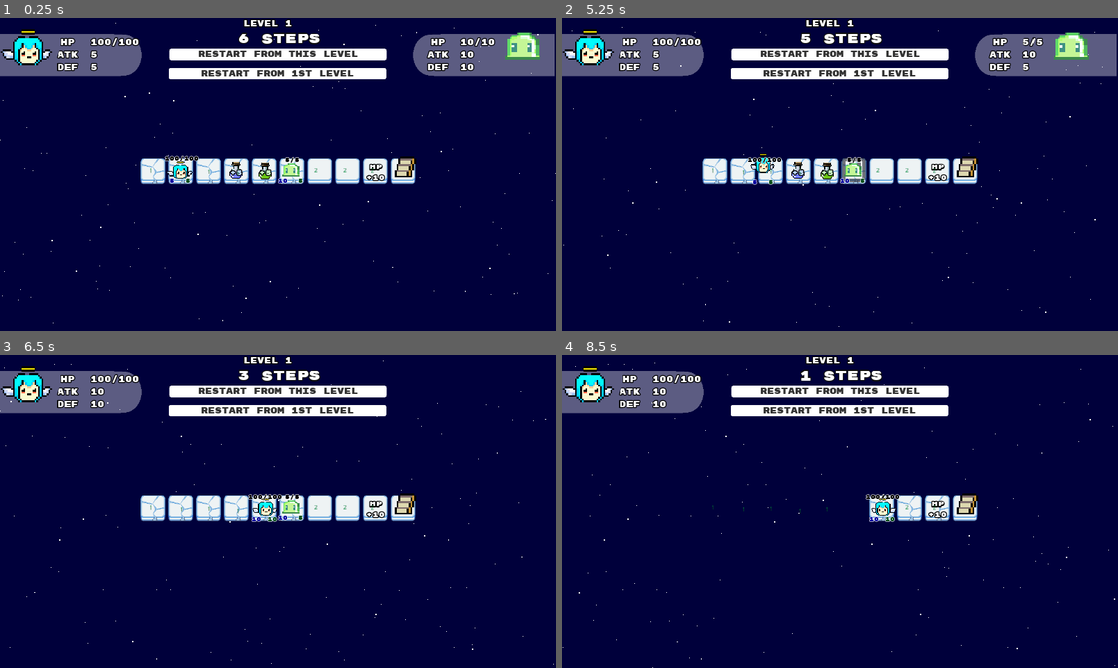
Above: before the commit, frames 1-4 (two rows, left to right).
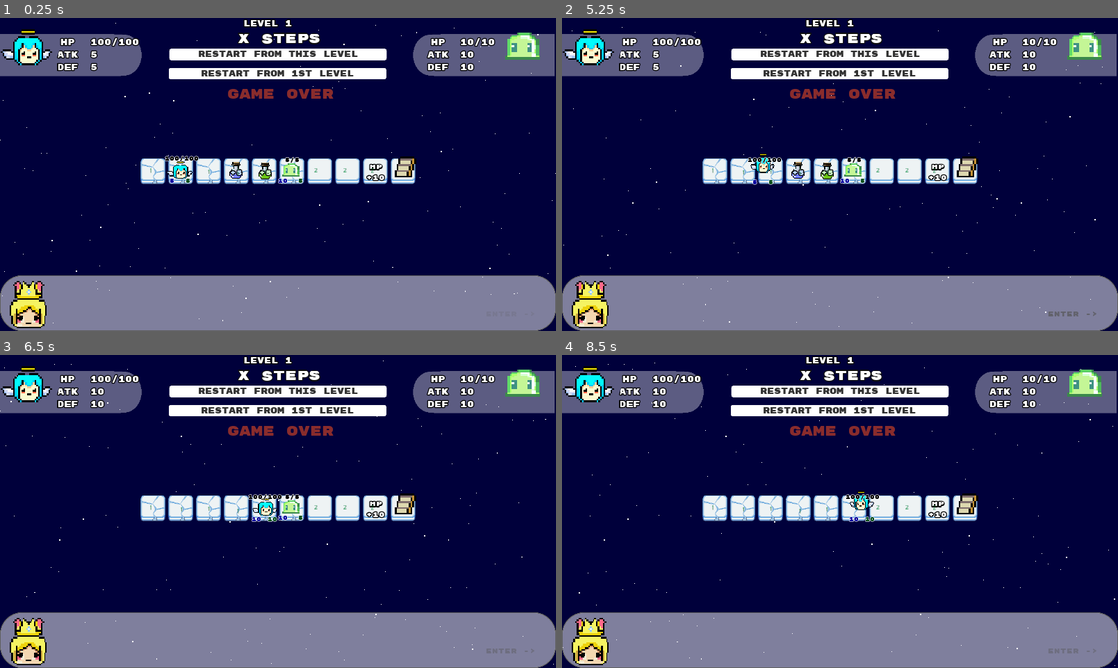
Above: after the commit, the same moments.

Repository: cle-cle-cle/Skys_the_Limit
Game: Godot game, scene res://game/code_source/levels/Level_0.tscn
Same seed, same stepped clock (60 frames per second), same inputs: the game is played once before the commit and once after it.
Inputs (mouse positions are in pixels of both pictures, inside the frame that each line leads up to):
- Up to frame 1 (0.25 s): no input
- Up to frame 2 (5.25 s): click "Restart From 1st Level" at 0.5 s; click "Restart From This Level" at 1.25 s; click "Restart From This Level" at 2 s; click "Restart From This Level" at 2.75 s; click "Restart From 1st Level" at 3.5 s; click "Restart From 1st Level" at 4.25 s; tap Enter at 5, 5.1 s; move the mouse to (851, 168) at 5.02 s; hold D (game_right) from 5.03 s (still down)
- Up to frame 3 (6.5 s): tap Space at 5.27, 6.02 s; move the mouse to (166, 527) at 5.77 s; release D (game_right) at 5.78 s; hold Down (game_down) from 5.78 s (still down); tap Enter at 5.85 s
- Up to frame 4 (8.5 s): move the mouse to (895, 442) at 6.52 s; release Down (game_down) at 6.53 s; hold D (game_right) 6.53-7.28 s; tap Enter at 6.6, 7.35, 8.1 s; move the mouse to (812, 574) at 7.27 s; hold Up (game_up) 7.28-8.03 s; tap Space at 7.52, 8.27 s; move the mouse to (1006, 558) at 8.02 s; hold Left (game_left) from 8.03 s (still down)

The runs differ from the first frame. In frame 1, 18% of the frame differs, in the area x 0-100%, y 4-100%; in frame 2, 19%; in frame 3, 21%; in frame 4, 24%.
Error after the commit: Parse Error: Unexpected indentation. (res://game/code_source/level.gd:184)

Commit message:
new bug
new bug report:
cannot proceed at ending scene

Diff:
--- a/game/code_source/level.gd
+++ b/game/code_source/level.gd
@@ -1,6 +1,5 @@
 extends Node
 
-var max_level = 10
 
 # Level and steps
 export var current_level = 0
@@ -17,7 +16,6 @@
 	[1, 10, 14, 16, 32], # level 7
 	[2, 1, 1, 1, 1, 1, 1, 1, 1, 1, 1, 1, 1, 2], # level 8
 	[1,1,1,1,1], # level 9
-	[8, 4, 3, 4, 2], # level 10
 ]
 
 # Children
@@ -183,7 +181,6 @@
 
 func _on_Actor_step_consumed():
 	$AudioWalk.play()
-	if current_level < 10: # don;t collapse ground for final level
 		remaining_steps -= 1
 		if remaining_steps == 0:
 			print("turn" + String(current_turn) + "over")
--- a/game/code_source/levels/Level_4.tscn
+++ b/game/code_source/levels/Level_4.tscn
@@ -101,7 +101,6 @@
 
 [node name="Bonus2" parent="Grid" instance=ExtResource( 9 )]
 position = Vector2( 606, 471 )
-upgrade_type = 0
 value = 30
 
 [node name="Stair" type="Node2D" parent="Grid"]
--- a/game/code_source/levels/Level_6.tscn
+++ b/game/code_source/levels/Level_6.tscn
@@ -288,7 +288,7 @@
 [node name="HP_5_b4" parent="Grid" instance=ExtResource( 9 )]
 position = Vector2( 926, 606 )
 upgrade_type = 0
-value = 5
+value = 10
 
 [node name="Def_5_a" parent="Grid" instance=ExtResource( 9 )]
 position = Vector2( 416, 285 )
@@ -465,6 +465,22 @@
 custom_colors/font_color = Color( 0, 0.627451, 0.266667, 1 )
 text = "1"
 
+[node name="Label34" type="Label" parent="Grid/CollapseOrder/1"]
+margin_left = 282.0
+margin_top = 286.0
+margin_right = 322.0
+margin_bottom = 300.0
+custom_colors/font_color = Color( 0, 0.627451, 0.266667, 1 )
+text = "1"
+
+[node name="Label35" type="Label" parent="Grid/CollapseOrder/1"]
+margin_left = 277.0
+margin_top = 350.0
+margin_right = 317.0
+margin_bottom = 364.0
+custom_colors/font_color = Color( 0, 0.627451, 0.266667, 1 )
+text = "1"
+
 [node name="Label17" type="Label" parent="Grid/CollapseOrder/1"]
 margin_left = 215.0
 margin_top = 349.0
--- a/game/code_source/levels/Level_7.tscn
+++ b/game/code_source/levels/Level_7.tscn
@@ -103,35 +103,37 @@
 [node name="GreenSlime18" parent="Grid" instance=ExtResource( 11 )]
 position = Vector2( 736, 477 )
 type = 3
+enemy_type = 12
 
 [node name="GreenSlime19" parent="Grid" instance=ExtResource( 11 )]
 position = Vector2( 674, 223 )
 type = 3
-enemy_type = 13
+enemy_type = 12
 
 [node name="GreenSlime20" parent="Grid" instance=ExtResource( 11 )]
 position = Vector2( 738, 354 )
 type = 3
+enemy_type = 12
 
 [node name="GreenSlime13" parent="Grid" instance=ExtResource( 11 )]
 position = Vector2( 484, 348 )
 type = 3
-enemy_type = 12
+enemy_type = 10
 
 [node name="GreenSlime14" parent="Grid" instance=ExtResource( 11 )]
 position = Vector2( 547, 350 )
 type = 3
-enemy_type = 12
+enemy_type = 10
 
 [node name="GreenSlime15" parent="Grid" instance=ExtResource( 11 )]
 position = Vector2( 547, 479 )
 type = 3
-enemy_type = 12
+enemy_type = 10
 
 [node name="GreenSlime16" parent="Grid" instance=ExtResource( 11 )]
 position = Vector2( 483, 477 )
 type = 3
-enemy_type = 12
+enemy_type = 10
 
 [node name="GreenSlime2" parent="Grid" instance=ExtResource( 11 )]
 position = Vector2( 419, 284 )
@@ -191,12 +193,12 @@
 [node name="GreenSlime4" parent="Grid" instance=ExtResource( 11 )]
 position = Vector2( 419, 605 )
 type = 3
-enemy_type = 2
+enemy_type = 13
 
 [node name="GreenSlime10" parent="Grid" instance=ExtResource( 11 )]
 position = Vector2( 355, 606 )
 type = 3
-enemy_type = 2
+enemy_type = 13
 
 [node name="GreenSlime23" parent="Grid" instance=ExtResource( 11 )]
 position = Vector2( 353, 351 )
--- a/game/code_source/levels/Level_8.tscn
+++ b/game/code_source/levels/Level_8.tscn
@@ -101,7 +101,6 @@
 
 [node name="Bonus2" parent="Grid" instance=ExtResource( 9 )]
 position = Vector2( 606, 471 )
-upgrade_type = 0
 value = 30
 
 [node name="Stair" type="Node2D" parent="Grid"]
@@ -121,6 +120,14 @@
 margin_top = 474.0
 margin_right = 253.0
 margin_bottom = 488.0
+custom_colors/font_color = Color( 0, 0.627451, 0.266667, 1 )
+text = "1"
+
+[node name="Label12" type="Label" parent="Grid/CollapseOrder/1"]
+margin_left = 215.0
+margin_top = 348.0
+margin_right = 255.0
+margin_bottom = 362.0
 custom_colors/font_color = Color( 0, 0.627451, 0.266667, 1 )
 text = "1"
 
--- a/game/code_source/levels/Level_9.tscn
+++ b/game/code_source/levels/Level_9.tscn
@@ -88,7 +88,7 @@
 texture = ExtResource( 10 )
 
 [node name="Actor" parent="Grid" instance=ExtResource( 2 )]
-position = Vector2( 608, 536 )
+position = Vector2( 608, 538 )
 
 [node name="PinkSlime" parent="Grid" instance=ExtResource( 11 )]
 position = Vector2( 607, 285 )
@@ -142,19 +142,23 @@
 
 [node name="Bonus3" parent="Grid" instance=ExtResource( 9 )]
 position = Vector2( 733, 282 )
-value = 100
+upgrade_type = 2
+value = 900
 
 [node name="Bonus4" parent="Grid" instance=ExtResource( 9 )]
 position = Vector2( 731, 348 )
-value = 100
+upgrade_type = 3
+value = 900
 
 [node name="Bonus5" parent="Grid" instance=ExtResource( 9 )]
 position = Vector2( 474, 284 )
-value = 100
+upgrade_type = 3
+value = 900
 
 [node name="Bonus6" parent="Grid" instance=ExtResource( 9 )]
 position = Vector2( 473, 350 )
-value = 100
+upgrade_type = 2
+value = 900
 
 [node name="Bonus7" parent="Grid" instance=ExtResource( 9 )]
 position = Vector2( 797, 606 )
